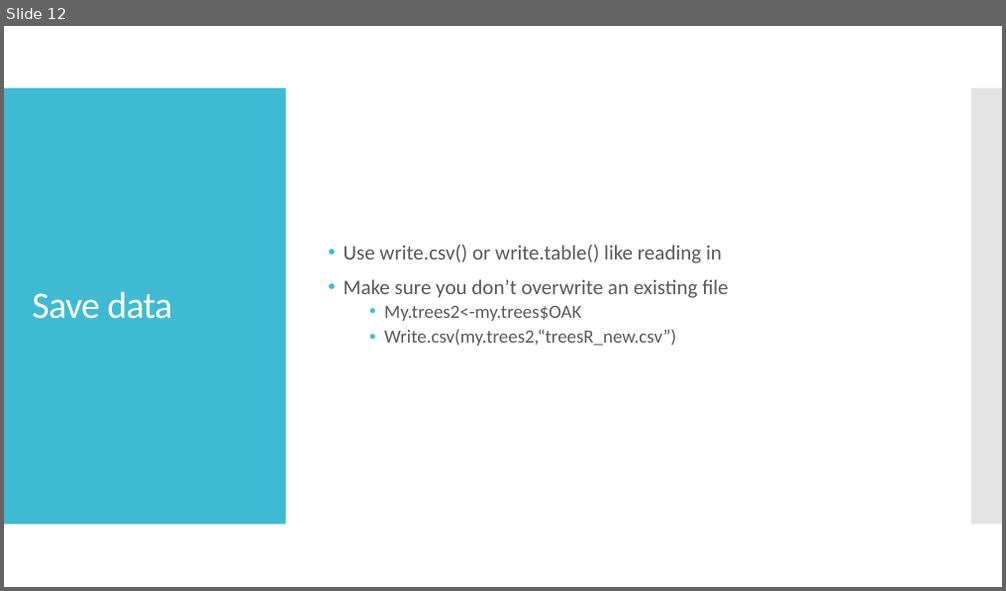
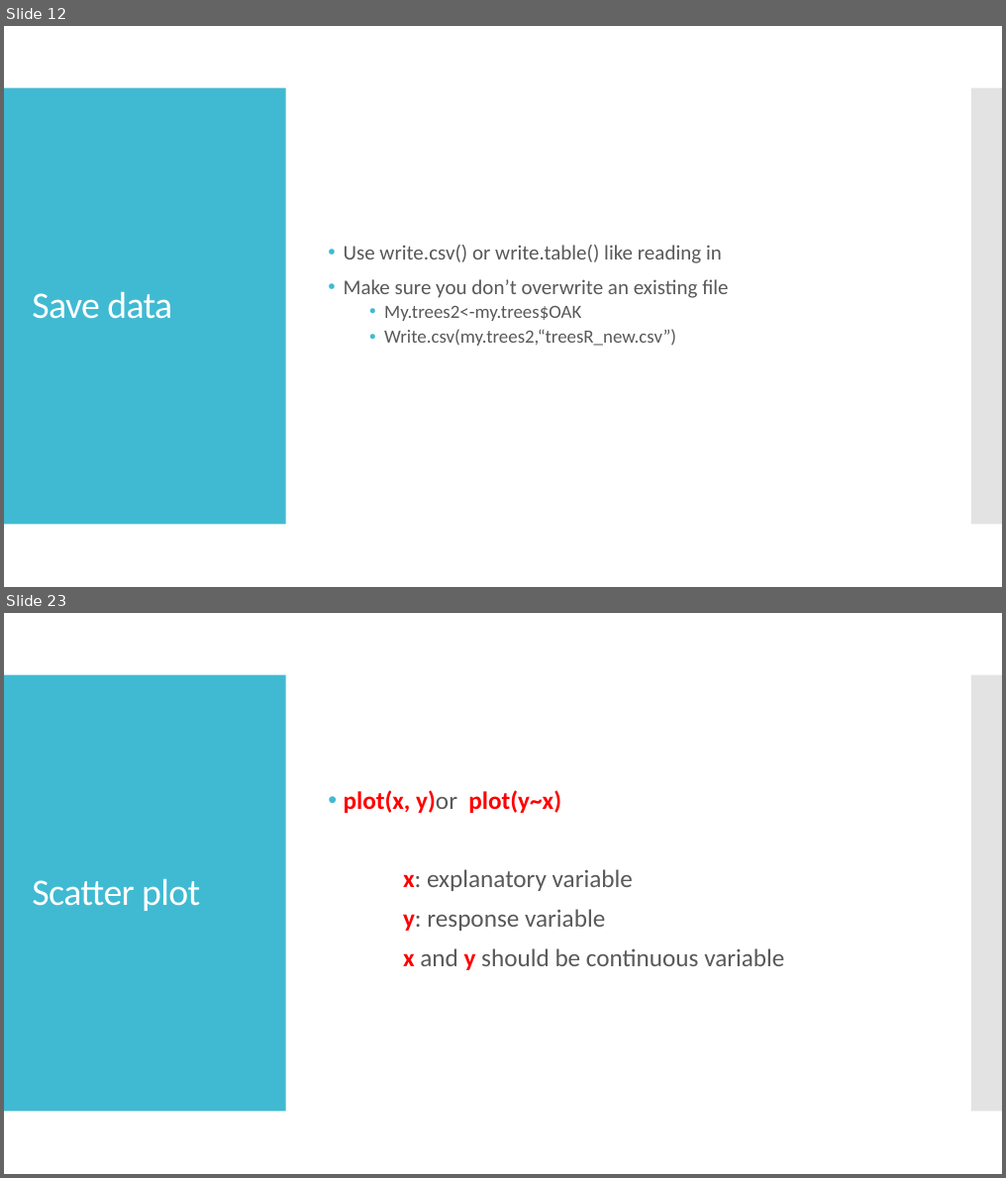
Before and after one commit to jyanglab/labworkshop, a slide deck: largedata/Zhikai_R_05_24.pptx. Shown one above the other, each under a label of ours: slide 12 before the commit, slides 12 and 23 after it; the slides between them are not shown. The pictures are 1006x591 and 1006x1178 pixels, drawn with LibreOffice and Linux fonts; fonts in the diff are those of the drawing. Boxes give left, top, right and bottom in pixels: in the first picture for what was removed or moved away, otherwise in the second. Text is boxed around its words. In the diff, an @@ line names an element or a change of style, - is before the commit and + after.

```diff
--- a/largedata/Zhikai_R_05_24.pptx
+++ b/largedata/Zhikai_R_05_24.pptx
@@ slide 23 added at (4, 613, 1002, 1174), background #FFFFFF; not listed: 2 template elements that a slide beside it also shows @@
@@ text added at (344, 790, 784, 970), 24 pt, text #595959 @@
+• plot(x, y)or plot(y~x)
+x: explanatory variable
+y: response variable
+x and y should be continuous variable
@@ title added at (32, 878, 200, 911), 36 pt, text #FFFFFF @@
+Scatter plot
```
Also in this commit, not shown: 36 other slides added, 2 other files.
